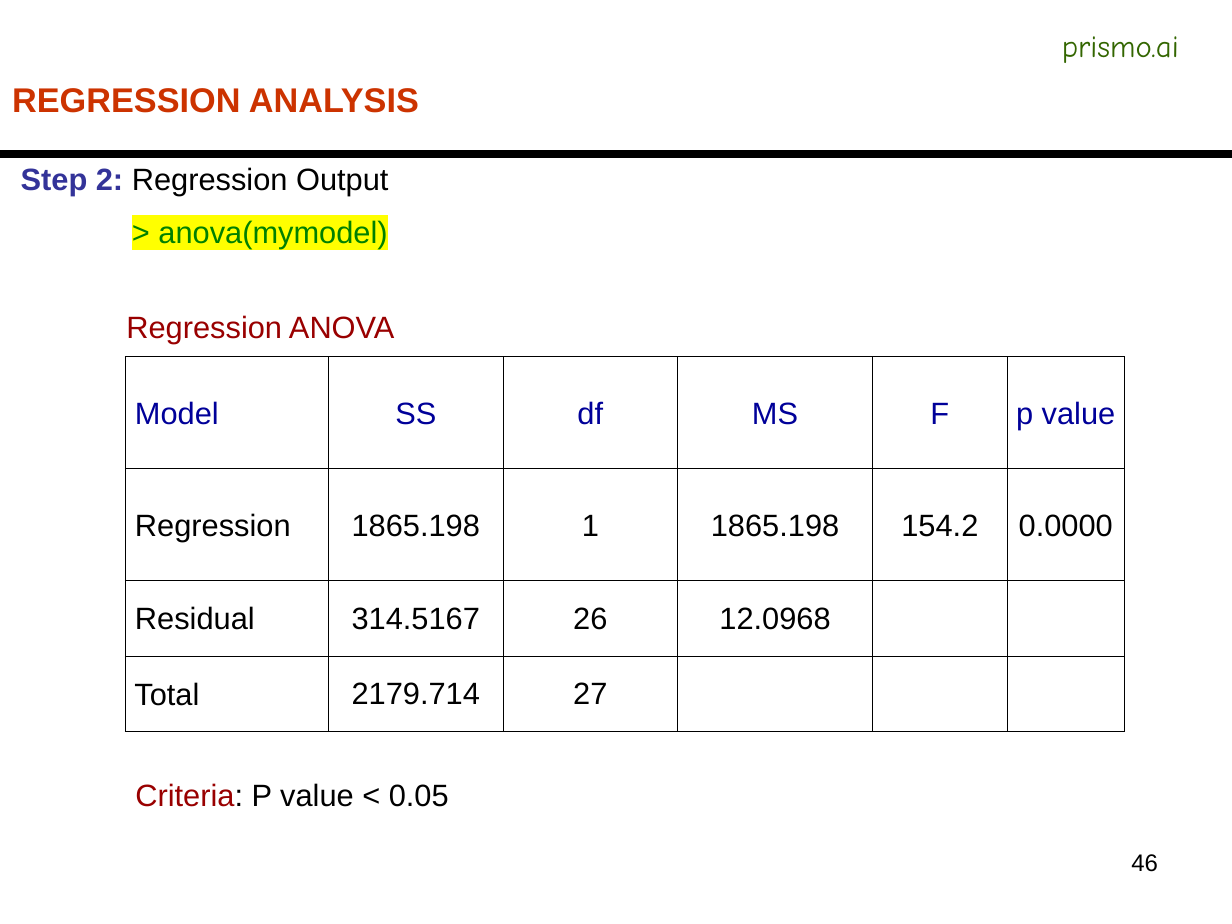
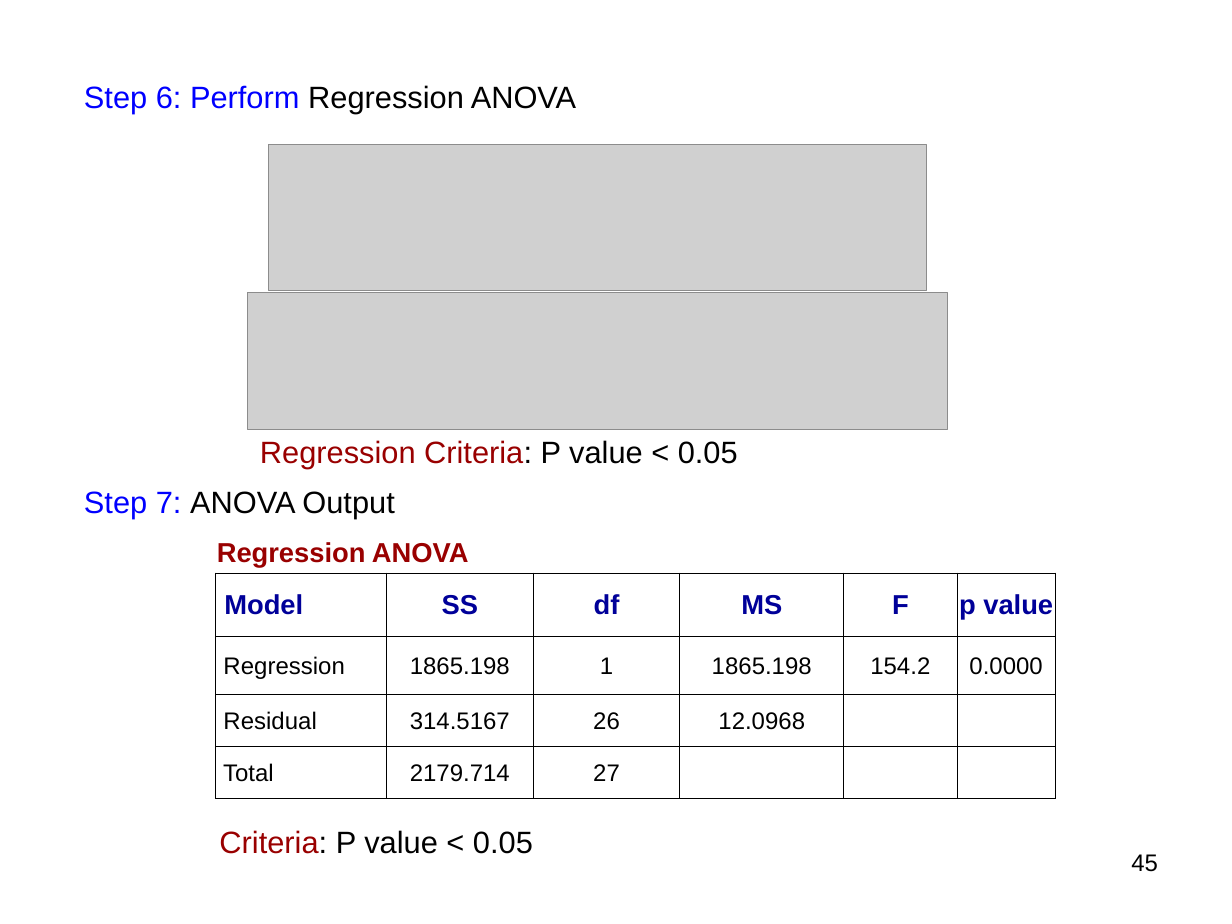
Before and after one commit to AnirbanDatta87/Python, a slide deck: slide 45 of Concepts/C12 - Predictive Modeling/Business_Forecasting_Module1.pptx (slide 46 before the commit). Drawn at 1232x924 pixels with LibreOffice and Linux fonts; fonts in the diff are those of the drawing; grey boxes stand for pictures. Boxes give left, top, right and bottom in pixels: in the first picture for what was removed or moved away, otherwise in the second. Text is boxed around its words. In the diff, an @@ line names an element or a change of style, - is before the commit and + after.

```diff
--- a/Concepts/C12 - Predictive Modeling/Business_Forecasting_Module1.pptx
+++ b/Concepts/C12 - Predictive Modeling/Business_Forecasting_Module1.pptx
@@ text removed at box(1062, 36, 1179, 63) @@
-prismo.ai
@@ text at box(84, 85, 576, 114): text changed; size 20 to 18 pt; text colour #CC3300 to #000000; bold off @@
-REGRESSION ANALYSIS
+Step 6: Perform Regression ANOVA
@@ picture added at box(269, 145, 926, 291) @@
@@ line removed from (0, 154) to (1232, 154) @@
@@ text removed at box(21, 167, 388, 248) @@
-Step 2: Regression Output
-> anova(mymodel)
@@ picture added at box(248, 292, 947, 430) @@
@@ text added at box(260, 440, 738, 469), 18 pt, text #990000 @@
+Regression Criteria: P value < 0.05
@@ text added at box(84, 491, 394, 519), 18 pt, text #000000 @@
+Step 7: ANOVA Output
@@ table at box(216, 532, 1056, 798) @@
@@ size 18 to 16 pt, bold on in "Regression ANOVA", "Model", "SS", "df" and 3 more places @@
@@ size 18 to 14 pt in "Regression", "1865.198", "1", "1865.198" and 9 more places @@
@@ table: place and size @@
-table at box(126, 298, 1125, 731)
+table at box(216, 532, 1056, 798)
@@ text "Criteria: P value < 0.05": place and size @@
-text "Criteria: P value < 0.05" at box(135, 783, 449, 807)
+text "Criteria: P value < 0.05" at box(219, 830, 533, 854)
@@ page number at box(1131, 854, 1158, 872): text changed @@
-46
+45
```
Also in this commit, not shown: 3 other slides changed, 6 slides added, 5 slides removed, 21 other files.
